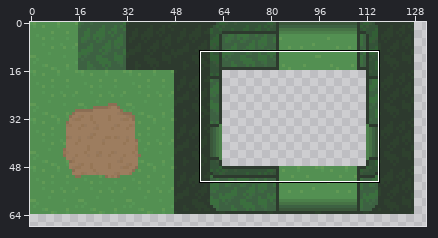
One commit to this sprite sheet: Monstable/res/Tileset.png. The first picture is a wide view before the edit; the outline marks the close-up.
Close-up. Before:
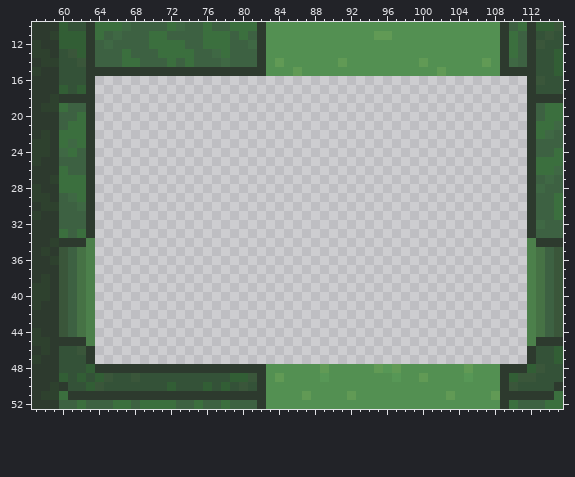
The file is 144x80 pixels. Colours within 5 levels of each other are drawn and written as one. Shown: x 57..115, y 10..52. The wide view leaves out empty margins.
After:
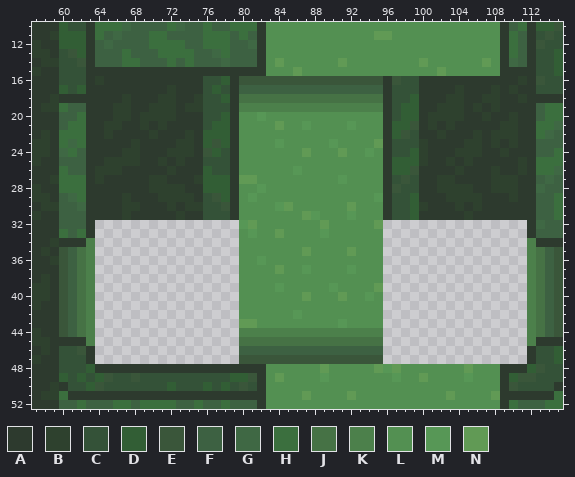
Palette (. is transparent): A #2d3a2e  B #2e412e  C #345238  D #325e35  E #3a563a  F #3d6142  G #3f6844  H #3b6f3e  J #467245  K #4c804b  L #539052  M #579756  N #619a55
The commit says: Visual Changes 2.0 now is better
Difference:
y 16: x 64..111 ................................................ -> BAAAAAAAAAAACCDAEEEEEEEEEEEEEEEEAECCAAAAAAAAAAAB
y 17: x 64..111 ................................................ -> AAAAAAAABAAACDCAFFFFFFFFFFFFFFFFACCCAAAABAAABABA
y 18: x 64..111 ................................................ -> AAABAAABBAABCCDAJJJJJJJJJJJJJJJJACCDAAABBAABBAAB
y 19: x 64..111 ................................................ -> AABBAABBBABBCCCAKKKKKKKKKKKKKKKKACDDAABBBABABAAA
y 20: x 64..111 ................................................ -> AABBABBBBAAACCDALLMLLLLLLLLLLLLLACDDABBBBAABAABA
y 21: x 64..111 ................................................ -> ABBAABABAAAACDDALLLLNLLMLLLLMLLLADDEABABAAAAABBA
y 22: x 64..111 ................................................ -> ABAAAABAAABADDDALLLLLLLLLLLLLLLLADECAABAAABABBBA
y 23: x 64..111 ................................................ -> AAAABAAAABBADEDALLLLMLLLLLMLLLLNACCCBAAAABBABABA
y 24: x 64..111 ................................................ -> AAABBAAABBBAEDCALLLLLLLNLLLNLLMLACCDBAAABBBAABAA
y 25: x 64..111 ................................................ -> ABBBBAABABAACCCALLLLLLLLLLLLLLLLADDDBAABABAAAAAB
y 26: x 64..111 ................................................ -> BBBAAAAABAAADCCALLLLLLMLLLLLLLLLADDEAAAABAAABAAB
y 27: x 64..111 ................................................ -> BAAAAABBAAABDDDANNLLLLLLLLLMLLLLACECAABBAAAABBBA
y 28: x 64..111 ................................................ -> AAAAAABBBBAADDDALLMLLLLLLLLLLLLLAECCAABBBBAABBBA
y 29: x 64..111 ................................................ -> AAABAAABBBBACEDALMLLLLLLLLLLLLLMACCDAAABBBBAAABA
y 30: x 64..111 ................................................ -> AAABBAAABABBCCEALLLLMNLLLLLLNLLLACCDBAAABABAAAAA
y 31: x 64..111 ................................................ -> AAABAAAAABAACCCALLLLLLLNMLLLMLLLACCDAAAAABAAAAAA
y 32: x 80..95 ................ -> MNLLLLLLLNLLLLLN
y 33: x 80..95 ................ -> LMLLNLLLLMLLLLLL
y 34: x 80..95 ................ -> LLLLLLLLLLLLLLLL
y 35: x 80..95 ................ -> LLLLLLLNLLLLNLLL
y 36: x 80..95 ................ -> LLMLLLLLLLLLLLLL
y 37: x 80..95 ................ -> LLLLNLLMLLLLMLLL
y 38: x 80..95 ................ -> LLLLLLLLLLLLLLLL
y 39: x 80..95 ................ -> LLLLMLLLLLMLLLLN
y 40: x 80..95 ................ -> LLLLLLLNLLLNLLML
y 41: x 80..95 ................ -> LLLLLLLLLLLLLLLL
y 42: x 80..95 ................ -> LLLLLLMLLLLLLLLL
y 43: x 80..95 ................ -> NNLLLLLLLLLMLLLL
y 44: x 80..95 ................ -> KKKKKKKKKKKKKKKK
y 45: x 80..95 ................ -> JJJJJJJJJJJJJJJJ
y 46: x 80..95 ................ -> FFFFFFFFFFFFFFFF
y 47: x 80..95 ................ -> EEEEEEEEEEEEEEEE
Where, in picture pixels (left, top, right, bottom), the same in both close-ups:
added: (95, 76, 527, 364)
